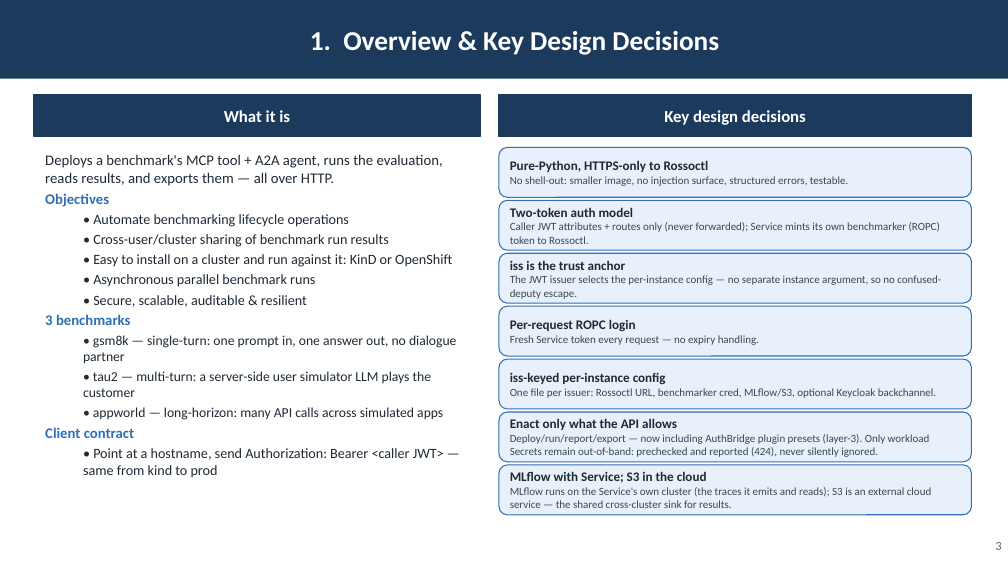
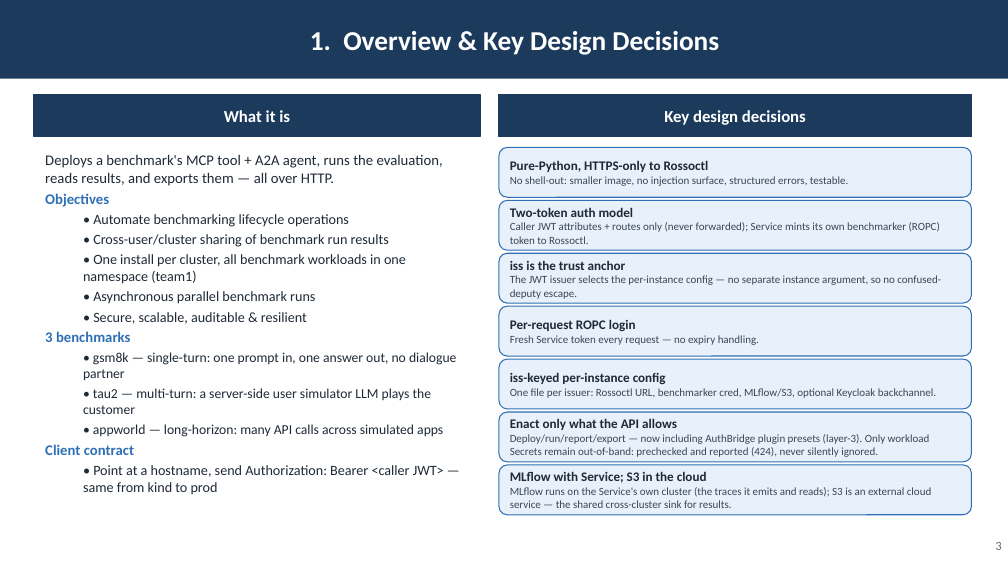
Before and after one commit to rossoctl/autobench, a slide deck: slide 3 of docs/AutoBench.pptx. Drawn at 1008x567 pixels with LibreOffice and Linux fonts; fonts in the diff are those of the drawing. Boxes give left, top, right and bottom in pixels: in the first picture for what was removed or moved away, otherwise in the second. Text is boxed around its words. In the diff, an @@ line names an element or a change of style, - is before the commit and + after.

```diff
--- a/docs/AutoBench.pptx
+++ b/docs/AutoBench.pptx
@@ text at bbox=[83, 254, 406, 284]: text changed @@
-  • Easy to install on a cluster and run against it: KinD or OpenShift
+  • One install per cluster, all benchmark workloads in one namespace (team1)
```
Also in this commit, not shown: 2 other slides changed, 6 other files.
